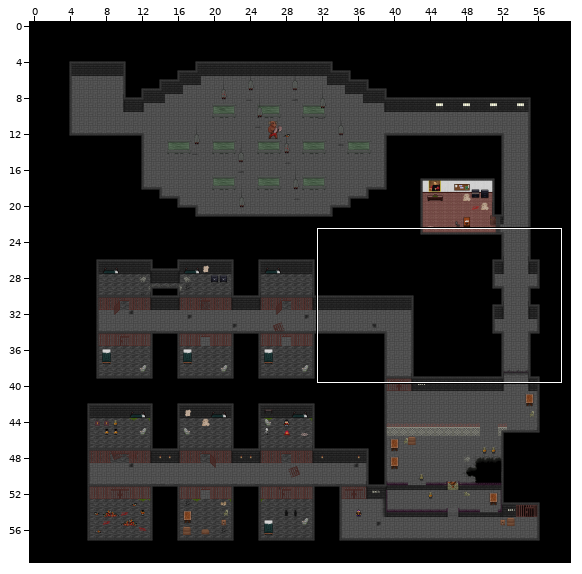
Two versions of a level (Tiled map, Maps/UndeadParadise.tmx). Above, an overview of the earlier version with the close-up marked.
Close-up. The starting point:
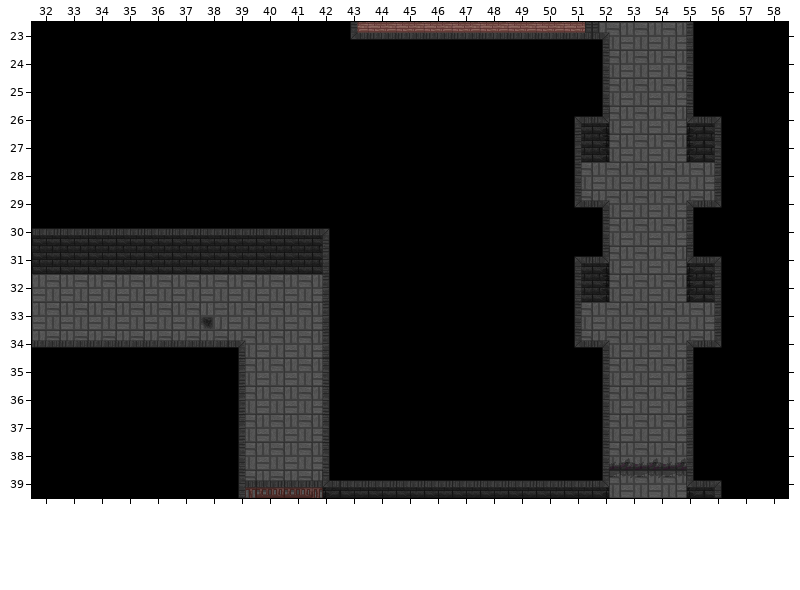
Cells are 32x32 px. Shown: x 32..58, y 23..39. The commit also changed other parts of the map, which this record leaves out. Tiles whose own drawing changed are shown in their newer look in all pictures.
And afterwards:
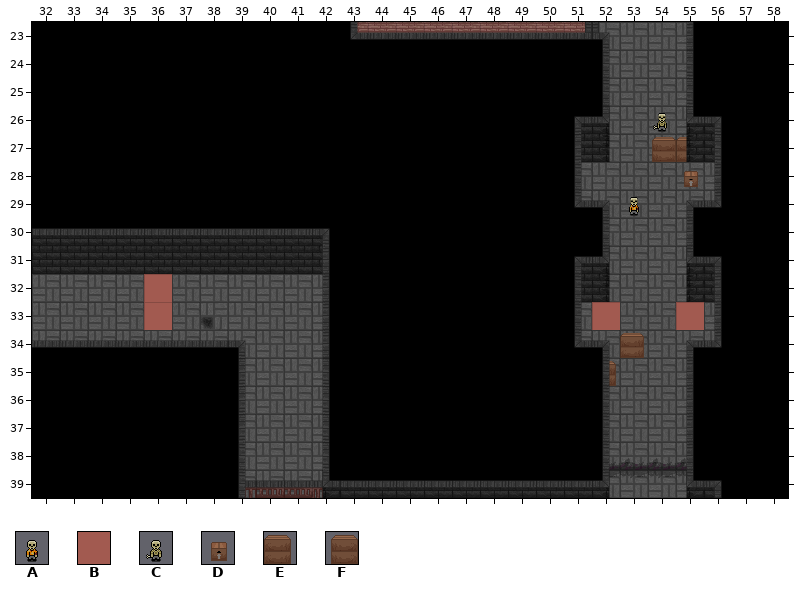
Key: from "LostSoul": A 1, B 13, C 25; from "dunegon": D 127, E 128, F 128 flipped left-right.
_ is an empty cell.
Changes in this commit:
{"where": "layer \"Ground Layer 2\""}
{"y":27,"x":54,"old":"__","new":"FE"}
{"y":28,"x":55,"old":"_","new":"D"}
{"y":34,"x":53,"old":"_","new":"E"}
{"y":35,"x":52,"old":"_","new":"E"}
{"where": "layer \"Player Layer\""}
{"y":26,"x":54,"old":"_","new":"C"}
{"y":29,"x":53,"old":"_","new":"A"}
{"y":33,"x":52,"old":"_","new":"B"}
{"y":33,"x":55,"old":"_","new":"B"}
{"where": "layer \"Wall Decoration\""}
{"y":32,"x":36,"old":"_","new":"B"}
{"y":33,"x":36,"old":"_","new":"B"}
